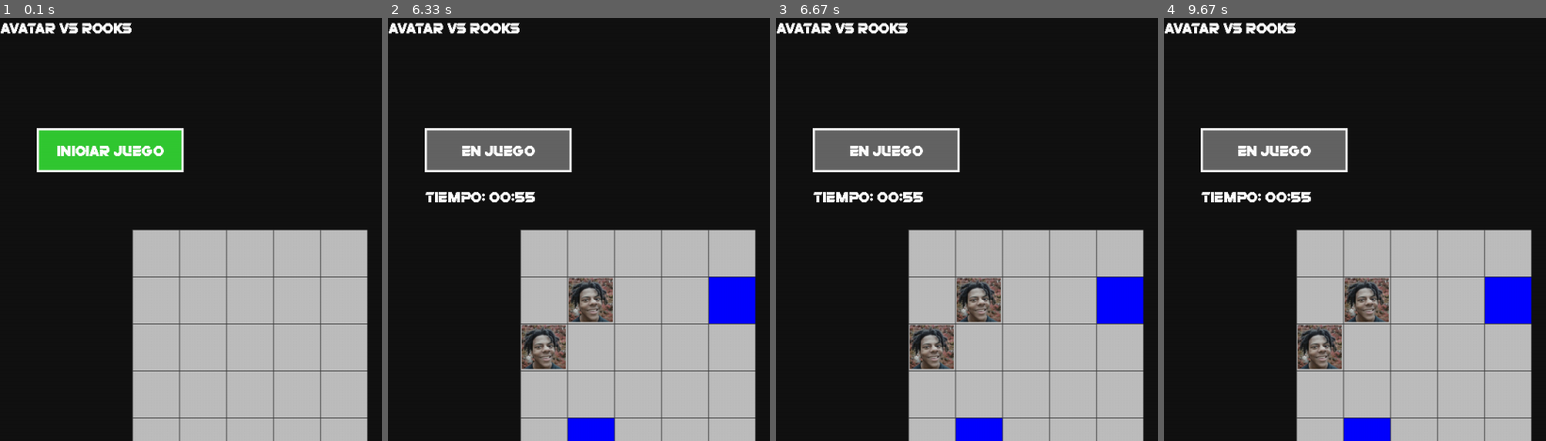
Above: before the commit, frames 1-4 (left to right).
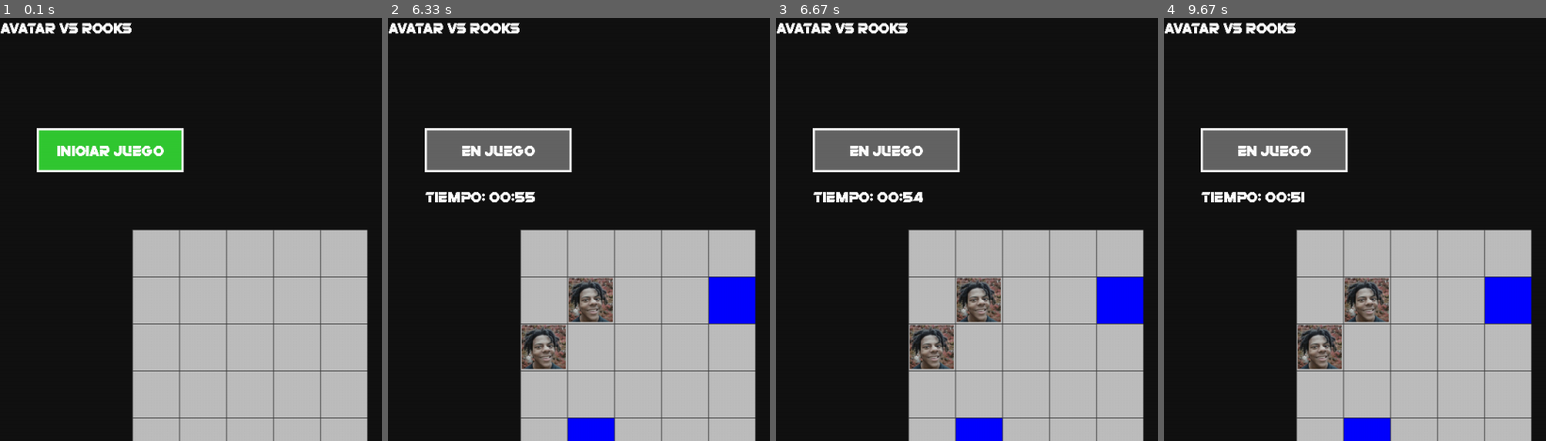
Above: after the commit, the same moments.

Repository: Otagoat14/AvatarVsRooksV2
Game: pygame game, started from Logica_juego.py
Two runs of this game, one before a commit and one after it. Both use one fixed random seed, a clock stepped at 60 frames per second and the inputs below.
Inputs (mouse positions are % of the whole screen's width and height, from its top left):
- Up to frame 1 (0.1 s): no input
- Up to frame 2 (6.33 s): click "INICIAR JUEGO" at 0.38 s; click (26, 51) at 0.72 s; click (19, 73) at 1.05 s; right-click (26, 30) at 1.38 s; click (47, 33) at 2.22 s; click (76, 66) at 2.55 s; click (76, 41) at 2.88 s; click (17, 60) at 3.22 s; click (18, 37) at 3.55 s; click (26, 68) at 4.38 s; click (28, 32) at 4.72 s; click (77, 61) at 5.05 s; click (19, 56) at 5.38 s; click (30, 58) at 5.72 s
- Up to frame 3 (6.67 s): no input
- Up to frame 4 (9.67 s): no input
The pictures show only the part of the screen within x 0-50%, y 0-50%; the shares and areas given below are measured in that part.

Frames 1-2 are identical in both runs. In frame 3, less than 0.1% of the frame differs, in the area x 35-39%, y 41-44%; in frame 4, less than 0.1%.

Commit message:
[ADD] Corecciones validacion celda

Diff:
--- a/Logica_juego.py
+++ b/Logica_juego.py
@@ -159,7 +159,6 @@
         pygame.draw.line(campo_matriz, LINEA, (0, posicion_y), (ANCHO, posicion_y), 1)
 
 
-
 def gastar_monedas(cantidad):
     global monedas_jugador
 
@@ -169,41 +168,33 @@
     else:
         return False
 
-
 #Esto es para que cuando matemos enemigos y suelten monedas se agreguen a la cuenta
 def agregar_monedas(cantidad):
     global monedas_jugador
     monedas_jugador += cantidad
 
 def obtener_tiempo_nivel(nivel):
-    """
-    Retorna el tiempo en segundos según el nivel de dificultad.
-    Facil: 60 segundos (1 minuto)
-    Medio: 75 segundos (25% más que fácil)
-    Dificil: 93 segundos (25% más que medio, redondeado)
-    """
+
     if nivel == "Facil":
         return 60
     elif nivel == "Medio":
-        return int(60 * 1.25)  # 75 segundos
+        return int(60 * 1.25)
     elif nivel == "Dificil":
-        return int(60 * 1.25 * 1.25)  # 93 segundos
+        return int(60 * 1.25 * 1.25)
     else:
-        return 60  # Por defecto
+        return 60
 
 # Función para iniciar el juego
 def iniciar_juego(nivel_dificultad):
-    """Inicia el contador del juego según la dificultad"""
     global juego_iniciado, tiempo_restante, tiempo_inicio
 
     juego_iniciado = True
     tiempo_restante = obtener_tiempo_nivel(nivel_dificultad)
     tiempo_inicio = time.time()
-    print(f"Juego iniciado en nivel {nivel_dificultad}: {tiempo_restante} segundos")
+
 
 # Función para actualizar el contador
 def actualizar_contador():
-    """Actualiza el tiempo restante del contador"""
     global tiempo_restante, juego_iniciado
 
     if juego_iniciado and tiempo_restante > 0:
@@ -217,38 +208,36 @@
         # Si el tiempo llegó a 0, el juego termina
         if tiempo_restante == 0:
             print("¡Tiempo terminado!")
-            # Aquí puedes agregar lógica de fin de juego
+            # Aquí se agrea la logica de cuando finaliza el tiempo si gano o perdio
 
     return tiempo_restante
 
 # Función para dibujar el contador en pantalla
 def dibujar_contador(pantalla, fuente, x, y):
-    """Dibuja el contador en formato MM:SS"""
     mins, secs = divmod(tiempo_restante, 60)
     texto_tiempo = f"Tiempo: {mins:02d}:{secs:02d}"
 
     # Color según tiempo restante
     if tiempo_restante > 30:
-        color = (255, 255, 255)  # Blanco
+        color = (255, 255, 255)
     elif tiempo_restante > 10:
-        color = (255, 200, 0)    # Amarillo
+        color = (255, 200, 0)
     else:
-        color = (255, 50, 50)    # Rojo
+        color = (255, 50, 50)
 
     superficie_tiempo = fuente.render(texto_tiempo, False, color)
     pantalla.blit(superficie_tiempo, (x, y))
 
 # Función para dibujar el botón de iniciar
 def dibujar_boton_iniciar(pantalla, fuente, x, y, ancho, alto):
-    """Dibuja el botón de iniciar"""
     boton_rect = pygame.Rect(x, y, ancho, alto)
 
     # Color del botón
     if not juego_iniciado:
-        color_boton = (50, 200, 50)  # Verde
+        color_boton = (50, 200, 50)
         texto = "INICIAR JUEGO"
     else:
-        color_boton = (100, 100, 100)  # Gris (deshabilitado)
+        color_boton = (100, 100, 100)
         texto = "EN JUEGO"
 
     # Dibujar el botón
@@ -265,11 +254,7 @@
 
 # Función para verificar si se hizo clic en el botón
 def verificar_click_boton(boton_rect, mouse_x, mouse_y):
-    """Verifica si se hizo clic dentro del botón"""
     return boton_rect.collidepoint(mouse_x, mouse_y)
-
-
-
 
 
 def dibujar_tienda():
@@ -336,7 +321,7 @@
             pygame.draw.rect(campo_tienda, (200, 200, 200),
                             (preview_x, preview_y, tamaño_preview, tamaño_preview), 2)
 
-        # Precio (cambiar color si no puede comprar)
+        # Precio
         color_precio = (255, 215, 0) if puede_comprar else (150, 150, 150)
         texto_precio = fuente_texto.render(f"${rooks_info[i]['precio']}", False, color_precio)
         px = rect.right - texto_precio.get_width() - 8
@@ -352,8 +337,6 @@
 
 
 def obtener_item_clickeado(mouse_x, mouse_y):
-    # Primero convertimos las coordenadas del mouse a coordenadas locales de campo_tienda
-    # campo_tienda está dibujado en la posición: (((ANCHO * 2) + 400) - ANCHO, 0)
     posicion_tienda_x = ((ANCHO * 2) + 400) - ANCHO
     posicion_tienda_y = 0
 
@@ -375,18 +358,16 @@
     for i in range(4):
         y = inicio_y + i * (alto_cuadro_item + espaciado)
 
-        # Verificamos si el click está dentro de este item
+        # Verificar click dentro de esa zona
         if (espacio_x <= local_x <= espacio_x + ancho_cuadro_item and
             y <= local_y <= y + alto_cuadro_item):
             return i
 
     return None
 
-
 def juego():
     global item_seleccionado
     global nivel_dificultad
-
 
     boton_x = 50
     boton_y = 150
@@ -408,19 +389,16 @@
                     if verificar_click_boton(boton_rect, mouse_x, mouse_y) and not juego_iniciado:
                         iniciar_juego(nivel_dificultad)
 
-                # ========== CLICK EN LA TIENDA ==========
+                #click tienda
                 item_clickeado = obtener_item_clickeado(mouse_x, mouse_y)
                 if item_clickeado is not None:
-                    # ========== NUEVO: VERIFICAR SI PUEDE COMPRAR ==========
+
                     precio = rooks_info[item_clickeado]["precio"]
                     if monedas_jugador >= precio:
                         item_seleccionado = item_clickeado
-                        print(f"Item seleccionado: {rooks_info[item_clickeado]['nombre']}")
-                    else:
-                        print(f"¡No tienes suficientes monedas para seleccionar {rooks_info[item_clickeado]['nombre']}!")
-                        print(f"Necesitas ${precio}, tienes ${monedas_jugador}")
-
-                # ========== CLICK EN LA MATRIZ ==========
+
+
+                #click matriz
                 local_x_campo_matriz = mouse_x - 180
                 local_y_campo_matriz = mouse_y - ALTO_MAPA_CENTRADO
 
@@ -432,26 +410,22 @@
                     # Click izquierdo: colocar rook
                     if event.button == 1:
                         if item_seleccionado is not None:
-                            # ========== NUEVO: GASTAR MONEDAS AL COLOCAR ==========
                             precio = rooks_info[item_seleccionado]["precio"]
 
                             # Intentar gastar las monedas
-                            if gastar_monedas(precio):
+                            if matriz[fila][columna] == VACIO :
+                                    if gastar_monedas(precio):
                                 # Si se pudo gastar, colocar el rook
-                                matriz[fila][columna] = rooks_info[item_seleccionado]["tipo"]
-                                print(f"Rook colocado en fila {fila}, columna {columna}")
-                            else:
-                                print("¡No se pudo colocar el rook! No tienes suficientes monedas")
+                                        matriz[fila][columna] = rooks_info[item_seleccionado]["tipo"]
+                                        print(f"Rook colocado en fila {fila}, columna {columna}")
+                                    else:
+                                        print("¡No se pudo colocar el rook! No tienes suficientes monedas")
                         else:
-                            # Si no hay nada seleccionado, ponemos OCUPADA sin costo
                             matriz[fila][columna] = OCUPADA
 
                     # Click derecho: borrar
                     elif event.button == 3:
-                        # ========== NUEVO: DEVOLVER MONEDAS AL BORRAR UN ROOK ==========
                         valor_celda = matriz[fila][columna]
-
-                        # Si hay un rook en esta celda, devolver sus monedas
                         if valor_celda != VACIO and valor_celda != OCUPADA:
                             for rook in rooks_info:
                                 if rook["tipo"] == valor_celda:
@@ -460,8 +434,10 @@
                                     break
 
                         matriz[fila][columna] = VACIO
-            if juego_iniciado :
-                actualizar_contador()
+        if juego_iniciado :
+            actualizar_contador()
+
+
 
         pantalla.fill((18, 18, 18))
 
@@ -475,8 +451,10 @@
 
         boton_rect = dibujar_boton_iniciar(pantalla, fuente_texto, boton_x, boton_y, boton_ancho, boton_alto)
 
-        if juego_iniciado:
+        #No se porque no funcion si lo pomgo con el actualizar contador de arriba pero bueno
+        if juego_iniciado :
             dibujar_contador(pantalla, fuente_texto, boton_x, boton_y + 80)
+
 
         pygame.display.update()
         reloj.tick(60)
